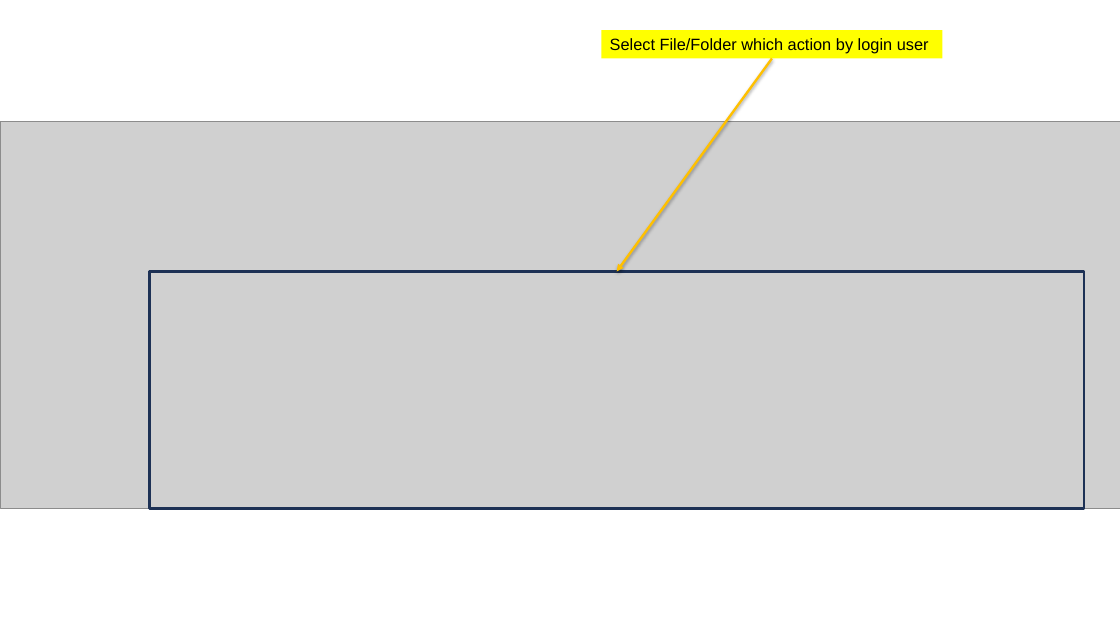
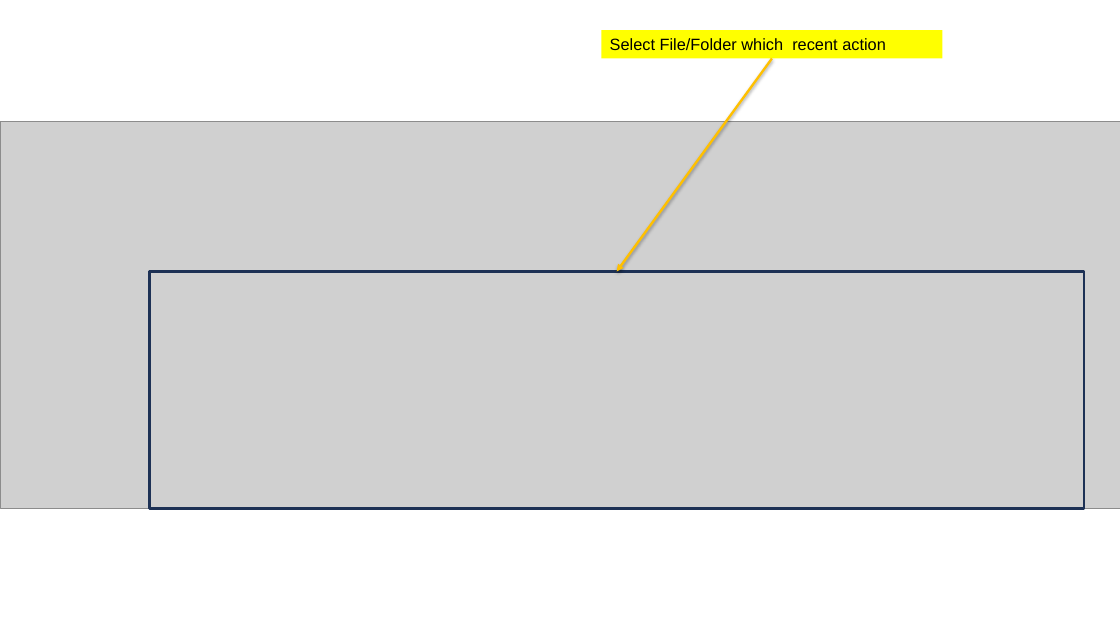
Before and after one commit to GiaHuy25/YPP4_Document, a slide deck: slide 7 of GoogleDriveScriptData/GoogleDriveQuery.pptx. Drawn at 1120x630 pixels with LibreOffice and Linux fonts; fonts in the diff are those of the drawing; grey boxes stand for pictures. Boxes give left, top, right and bottom in pixels: in the first picture for what was removed or moved away, otherwise in the second. Text is boxed around its words. In the diff, an @@ line names an element or a change of style, - is before the commit and + after.

Commit message:
update pptx

```diff
--- a/GoogleDriveScriptData/GoogleDriveQuery.pptx
+++ b/GoogleDriveScriptData/GoogleDriveQuery.pptx
@@ text in rectangle at (610,38,886,50): text changed @@
-Select File/Folder which action by login user
+Select File/Folder which recent action
```
